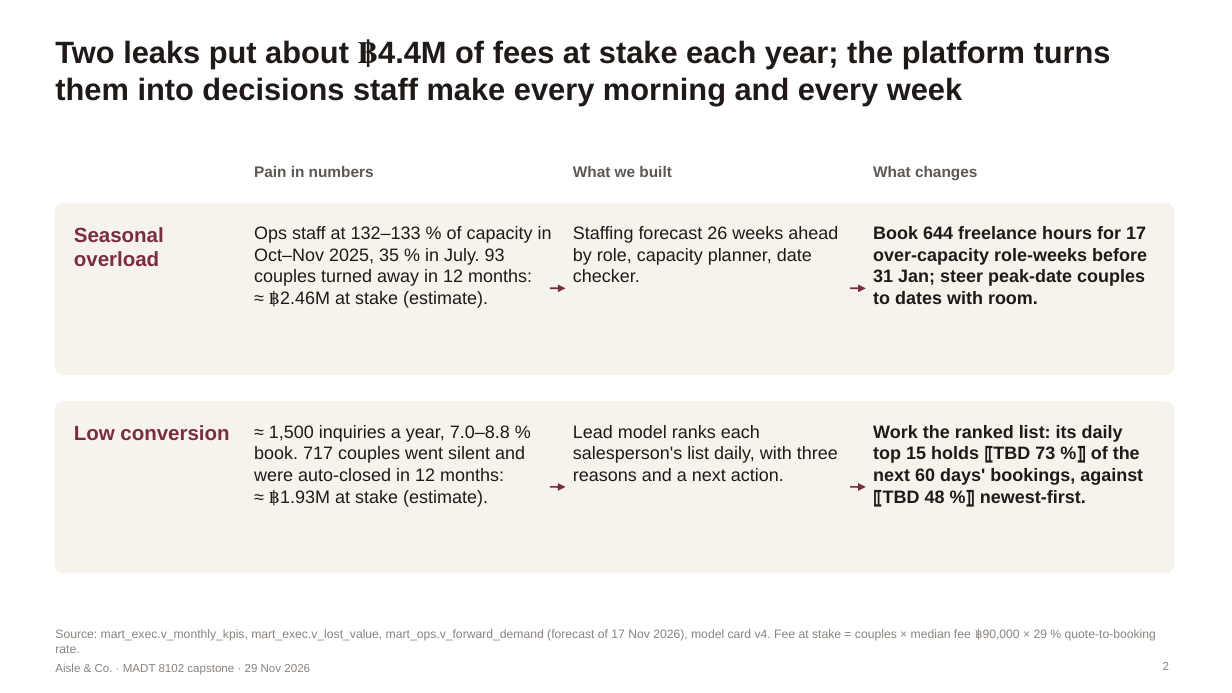
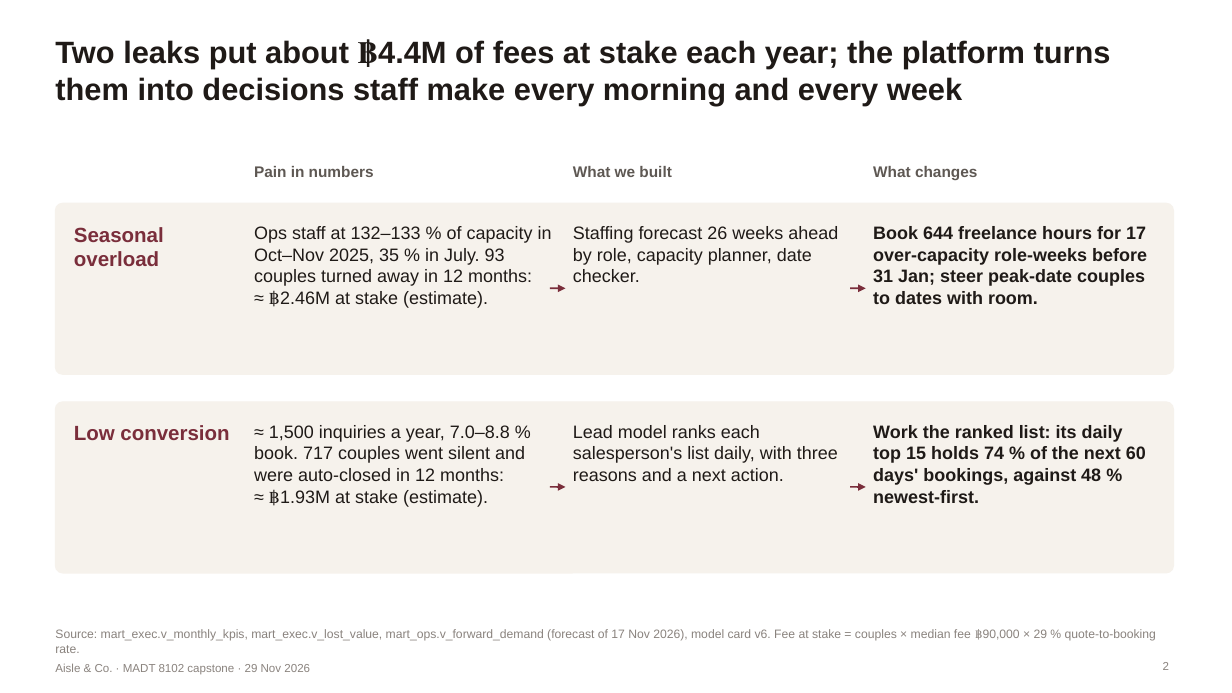
Before and after one commit to hhej/aisleco-analytics-platform, a slide deck: slide 2 of docs/v2/deliverables/AisleCo_Final_Presentation.pptx. Drawn at 1232x693 pixels with LibreOffice and Linux fonts; fonts in the diff are those of the drawing. Boxes give left, top, right and bottom in pixels: in the first picture for what was removed or moved away, otherwise in the second. Text is boxed around its words. In the diff, an @@ line names an element or a change of style, - is before the commit and + after.

```diff
--- a/docs/v2/deliverables/AisleCo_Final_Presentation.pptx
+++ b/docs/v2/deliverables/AisleCo_Final_Presentation.pptx
@@ text at [873,425,1146,503]: text changed @@
-Work the ranked list: its daily top 15 holds ⟦TBD 73 %⟧ of the next 60 days' bookings, against ⟦TBD 48 %⟧ newest-first.
+Work the ranked list: its daily top 15 holds 74 % of the next 60 days' bookings, against 48 % newest-first.
@@ text at [55,629,1156,653]: text changed @@
-Source: mart_exec.v_monthly_kpis, mart_exec.v_lost_value, mart_ops.v_forward_demand (forecast of 17 Nov 2026), model card v4. Fee at stake = couples × median fee ฿90,000 × 29 % quote-to-booking rate.
+Source: mart_exec.v_monthly_kpis, mart_exec.v_lost_value, mart_ops.v_forward_demand (forecast of 17 Nov 2026), model card v6. Fee at stake = couples × median fee ฿90,000 × 29 % quote-to-booking rate.
```
Also in this commit, not shown: 8 other slides changed, 8 other files.
